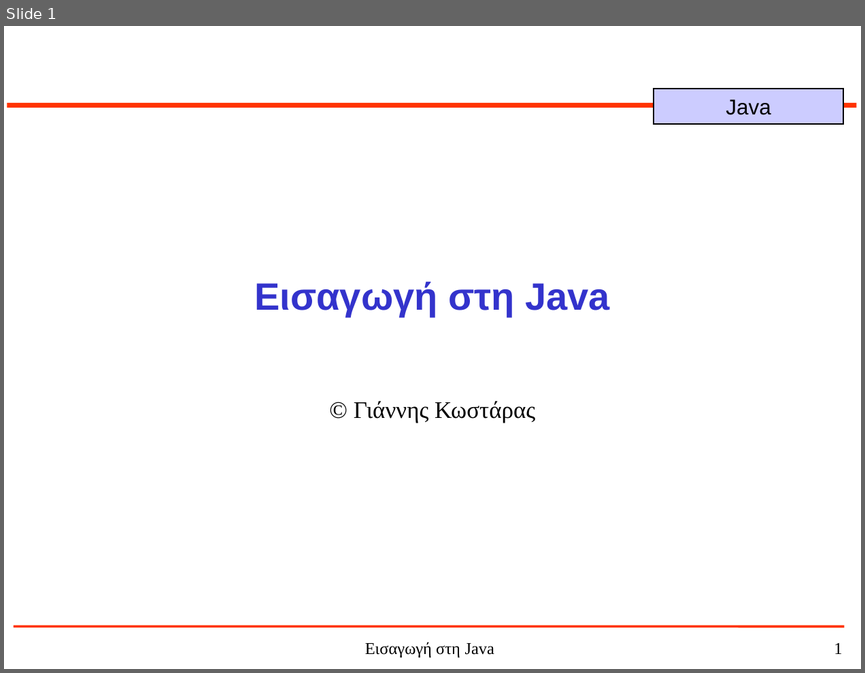
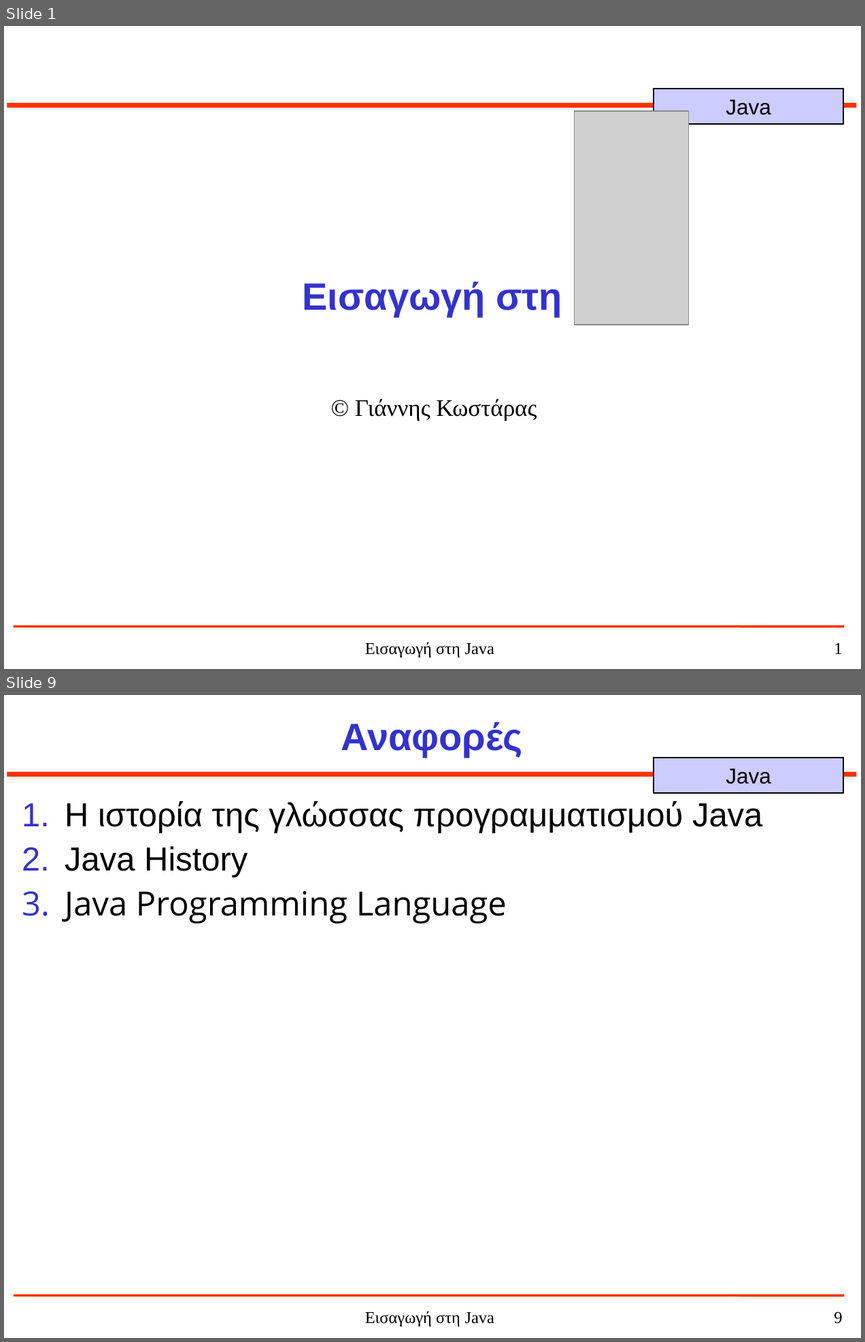
Before and after one commit to jkost/jkost.github.io, a slide deck: Java/slides/1-JavaHistory.ppt. Shown one above the other, each under a label of ours: slide 1 before the commit, slides 1 and 9 after it; the slides between them are not shown. The pictures are 865x673 and 865x1342 pixels, drawn with LibreOffice and Linux fonts; fonts in the diff are those of the drawing; grey boxes stand for pictures. Boxes give left, top, right and bottom in pixels: in the first picture for what was removed or moved away, otherwise in the second. Text is boxed around its words. In the diff, an @@ line names an element or a change of style, - is before the commit and + after.

```diff
--- a/Java/slides/1-JavaHistory.ppt
+++ b/Java/slides/1-JavaHistory.ppt
@@ slide 9 added at bbox=[4, 695, 861, 1338], background #FFFFFF; not listed: 5 template elements that a slide beside it also shows @@
@@ title added at bbox=[341, 722, 523, 758], 32 pt, text #3333CC, bold @@
+Αναφορές
@@ text added at bbox=[65, 801, 762, 923], 28 pt, text #000000 @@
+1. Η ιστορία της γλώσσας προγραμματισμού Java
+2. Java History
+3. Java Programming Language
@@ slide 1 changed as well @@
@@ picture added at bbox=[574, 111, 689, 324] @@
@@ title at bbox=[302, 281, 562, 317]: text changed @@
-Εισαγωγή στη Java
+Εισαγωγή στη
@@ subtitle "© Γιάννης Κωστάρας": place and size @@
-subtitle "© Γιάννης Κωστάρας" at bbox=[354, 401, 535, 423]
+subtitle "© Γιάννης Κωστάρας" at bbox=[355, 399, 536, 420]
```
Also in this commit, not shown: 7 other slides added, 37 slides removed, 2 other files.
